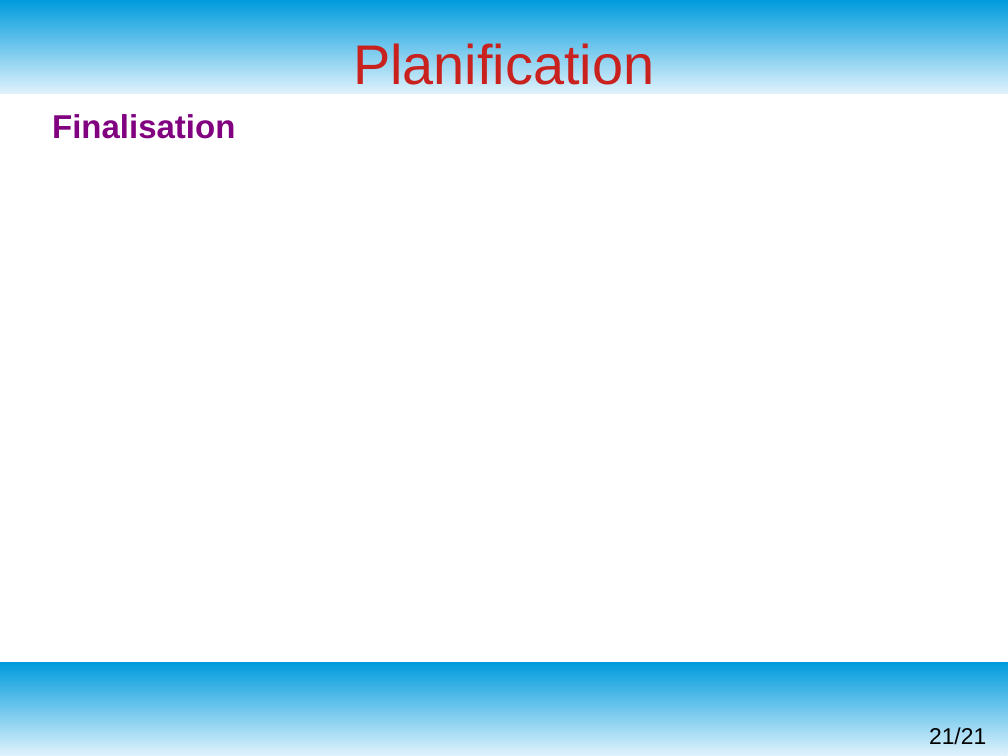
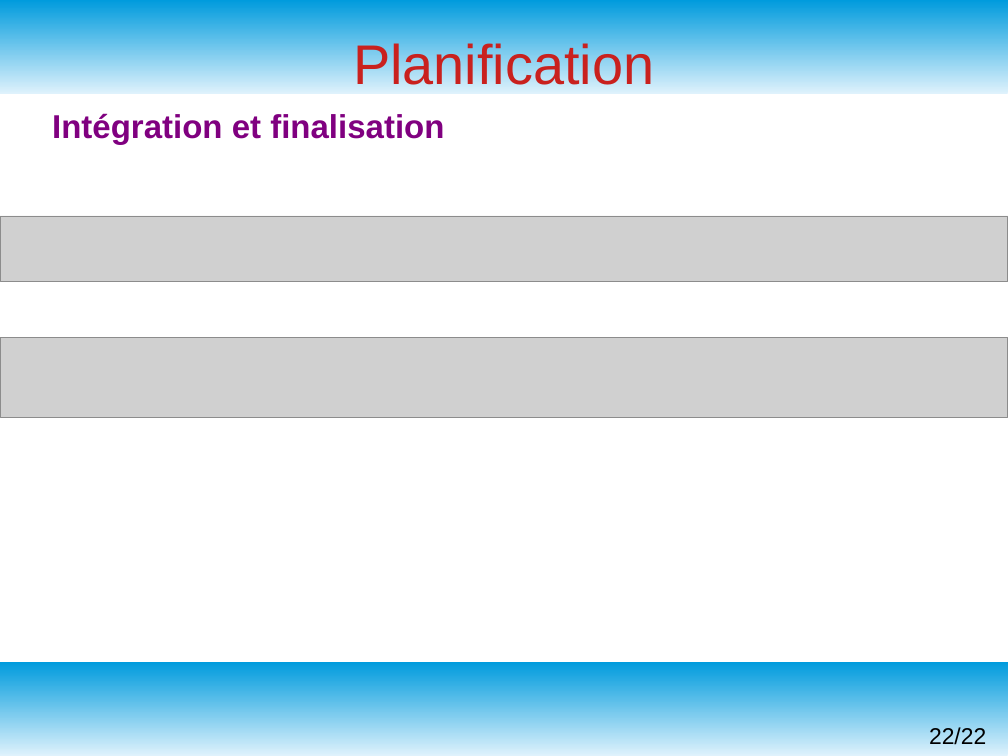
Before and after one commit to msoulard/ControleurDeRondes, a slide deck: slide 22 of Maëva/Diapo Revue 1.odp (slide 21 before the commit). Drawn at 1008x756 pixels with LibreOffice and Linux fonts; fonts in the diff are those of the drawing; grey boxes stand for pictures. Boxes give left, top, right and bottom in pixels: in the first picture for what was removed or moved away, otherwise in the second. Text is boxed around its words. In the diff, an @@ line names an element or a change of style, - is before the commit and + after.

```diff
--- a/Maëva/Diapo Revue 1.odp
+++ b/Maëva/Diapo Revue 1.odp
@@ text at bbox=[52, 113, 444, 144]: text changed @@
-Finalisation
+Intégration et finalisation
@@ picture added at bbox=[0, 216, 1008, 282] @@
@@ picture added at bbox=[0, 338, 1008, 418] @@
@@ page number at bbox=[929, 727, 986, 745]: text changed @@
-21/21
+22/22
```
Also in this commit, not shown: 2 other slides changed, 1 slide added, 14 other files.
